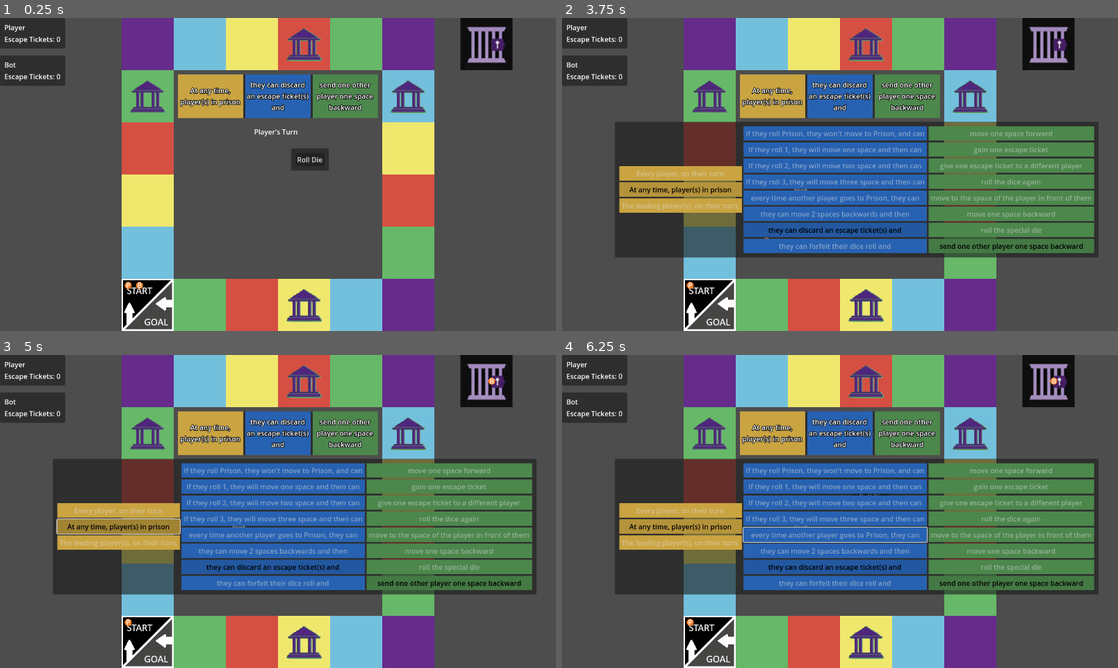
Above: before the commit, frames 1-4 (two rows, left to right).
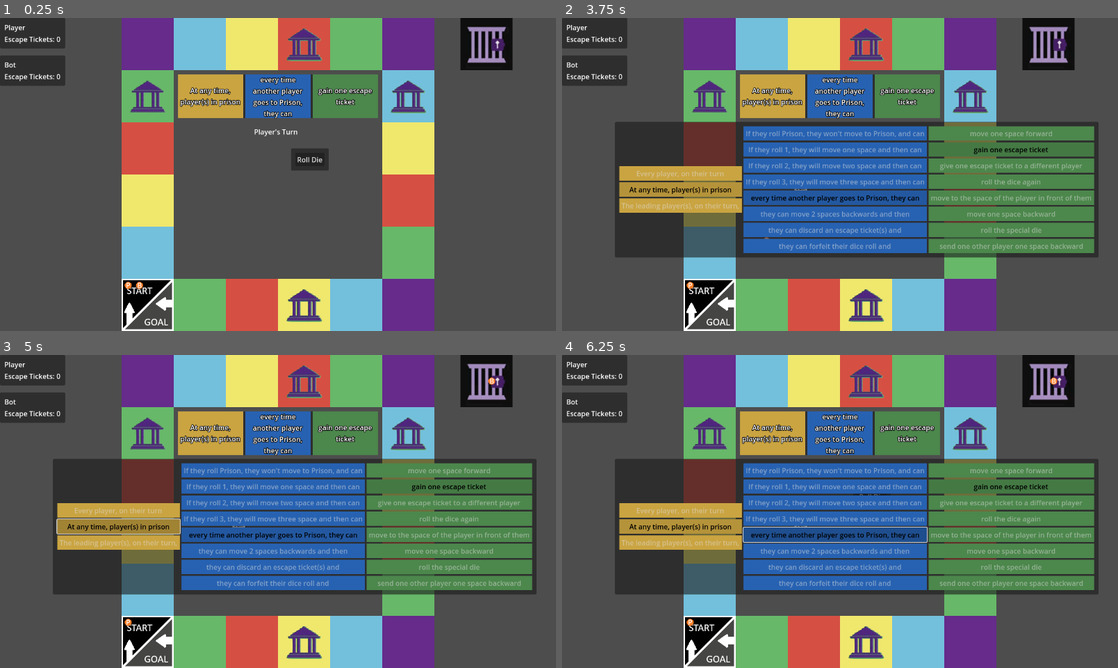
Above: after the commit, the same moments.

Repository: tjfeldman/RulesRace
Game: Godot game, scene res://rules_race_board.tscn
Same seed, same stepped clock (60 frames per second), same inputs: the game is played once before the commit and once after it.
Inputs (mouse positions are in pixels of both pictures, inside the frame that each line leads up to):
- Up to frame 1 (0.25 s): no input
- Up to frame 2 (3.75 s): click "Roll Die" at 0.5 s; tap Enter at 1.25, 3.5 s; move the mouse to (962, 158) at 1.27 s; click (962, 158) at 1.42 s; click "End Turn" at 2 s; tap Space at 2.75 s; move the mouse to (728, 190) at 2.77 s; click (728, 190) at 2.92 s; move the mouse to (895, 105) at 3.52 s; click (895, 105) at 3.67 s
- Up to frame 3 (5 s): click "At any time, player(s) in pri…" at 4.25 s
- Up to frame 4 (6.25 s): click (834, 567) at 5 s, where only the run before the commit has a clickable "they can discard an escape ti…"; click (834, 533) at 5.75 s, where only the run after the commit has a clickable "every time another player goe…"

The runs differ from the first frame. In frame 1, 1.4% of the frame differs, in the area x 44-68%, y 18-33%; in frame 2, 2.4%; in frame 3, 2.4%; in frame 4, 3.6%, in the area x 32-94%, y 18-75%.

Commit message:
Added Event for when a player is sent to jail. The GroupRuleManager now checks and in the case the rule is "Any Player in Jail, when another player is sent to jail you can" proceeds to use the effect for the player. Currently this feature is not supported by the bot, because the bot needs better logic.
Signed-off-by: Tyler Feldman <tyler.feldman148@gmail.com>

Diff:
--- a/scripts/Events.gd
+++ b/scripts/Events.gd
@@ -30,3 +30,4 @@
 signal forfeit_die_roll();
 signal perform_rule_effect(player: Player);
 signal update_group_action(action: GroupAction);
+signal player_sent_to_jail(player: Player);
--- a/scripts/GroupRuleManager.gd
+++ b/scripts/GroupRuleManager.gd
@@ -32,6 +32,7 @@
 	group_rule_selector.rules_updated.connect(_on_rules_updated);
 	Events.perform_rule_effect.connect(_useEffect);
 	Events.turn_state_changed.connect(_promptPrisoners);
+	Events.player_sent_to_jail.connect(_check_prison_trigger);
 
 func _on_background_gui_input(event: InputEvent) -> void:
 	if event.is_action_pressed("ui_click"):
@@ -152,6 +153,28 @@
 	prompt.setPlayerList(targetList, triggerRule in canRules);
 	return await prompt.selected_player;
 
+func _check_prison_trigger(playerSent: Player):
+	#first we check to make sure the trigger rule is when another is sent to prison
+	if triggerRule == GroupRules.Trigger.MOVES_PRISON:
+		#next we check the when trigger
+		match whenRule:
+			#TODO: Currently no way for a player to be sent to prison outside of their turn
+			GroupRules.When.PRISON:
+				#let's grab a list of all other players who are in prison
+				var prisonPlayers = PlayerManager.getListOfAllOtherPlayers(playerSent).filter(func(p): return p.isInJail());
+				#TODO: Allow bots to use this trigger rule
+				var nonBotPlayers = prisonPlayers.filter(func(p): return !p.isBot());
+				if nonBotPlayers.size() > 0:
+					#there is only 1 non bot right now, so let's grab the only item
+					var player = nonBotPlayers[0];
+					#let's verify the player can use the rule and then use the effect
+					if GroupRules.verify_player_can_use_rule(player, effectRule):
+						await _useEffect(player);
+				pass;
+			_:
+				#default case, do nothing.
+				pass;
+
 #TODO: The problem with this function atm is that the action manager does not wait for this to finish. This would require a rework when bot logic is updated.
 func _promptPrisoners():
 	if whenRule == GroupRules.When.PRISON:
--- a/scripts/GroupRuleSelector.gd
+++ b/scripts/GroupRuleSelector.gd
@@ -81,8 +81,8 @@
 func random_rule():
 	#select random group rules
 	selectedWhenRule = whenGroupButtons[1];
-	selectedTriggerRule = triggerGroupButtons[6];
-	selectedEffectRule = effectGroupButtons[7];
+	selectedTriggerRule = triggerGroupButtons[4];
+	selectedEffectRule = effectGroupButtons[1];
 
 	#toggle selected
 	selectedWhenRule.button_pressed = true;
--- a/scripts/Player.gd
+++ b/scripts/Player.gd
@@ -95,6 +95,7 @@
 	if !_inJail:
 		await _movePlayer(board.getJailPosition(), playerMoveSpeed * 3);
 		_inJail = true;
+		Events.emit_signal("player_sent_to_jail", self);
 		return true;
 	return false;
 
Not shown, changed: README.md
